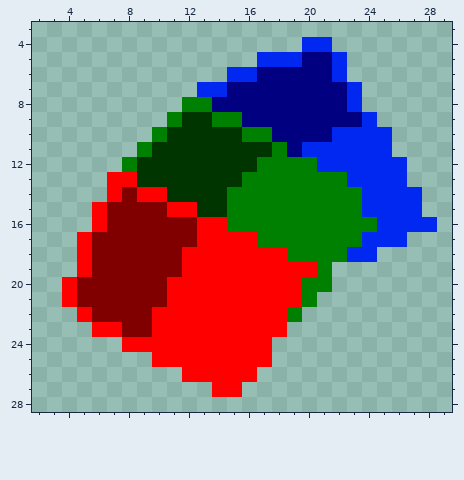
Two versions of one pixel-art sprite, Content/Sprite_Logo.png. Above, as it was before the edit.
The file is 128x128 pixels, drawn in blocks of 4x4; one block is one cell here. Shown: x 2..29, y 3..28.
After the commit:
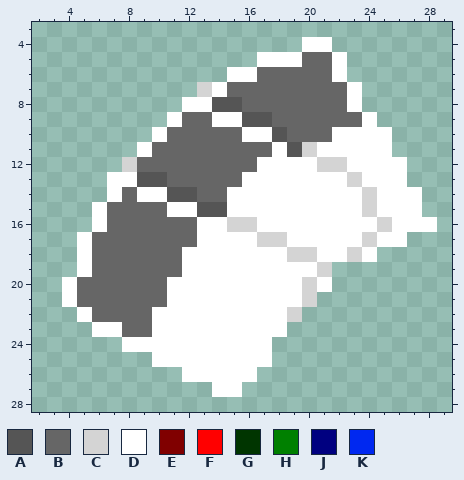
Palette (. is transparent): A #555555  B #666666  C #d4d4d4  D #ffffff  E #800000  F #ff0000  G #003500  H #008000  J #000080  K #0028f0
What changed:
Changed rows in their new state; - is an unchanged pixel.
first column x 4:
 4 ----------------DD-------
 5 -------------DDDBBD------
 6 -----------DDBBBBBD------
 7 ---------CDBBBBBBBBD-----
 8 --------DDAABBBBBBBD-----
 9 -------DBBDDAABBBBBBD----
10 ------DBBBBBDDABBBDDDD---
11 -----DBBBBBBBBDACDDDDD---
12 ----CBBBBBBBBDDDDCCDDDD--
13 ---DDAABBBBBDDDDDDDCDDD--
14 ---DBDDAABBDDDDDDDDDCDDD-
15 --DBBBBDDAADDDDDDDDDCDDD-
16 --DBBBBBBDDCCDDDDDDDDCDDD
17 -DBBBBBBBDDDDCCDDDDDCDD--
18 -DBBBBBBDDDDDDDCCDDCD----
19 -DBBBBBBDDDDDDDDDC-------
20 DBBBBBBDDDDDDDDDCD-------
21 DBBBBBBDDDDDDDDDC--------
22 -DBBBBDDDDDDDDDC---------
23 --DDBBDDDDDDDDD----------
24 ----DDDDDDDDDD-----------
25 ------DDDDDDDD-----------
26 --------DDDDD------------
27 ----------DD-------------
Boxes around the changes in both pictures, in picture pixels (x1, y1, x2, y2):
changed: (62, 37, 437, 397)
